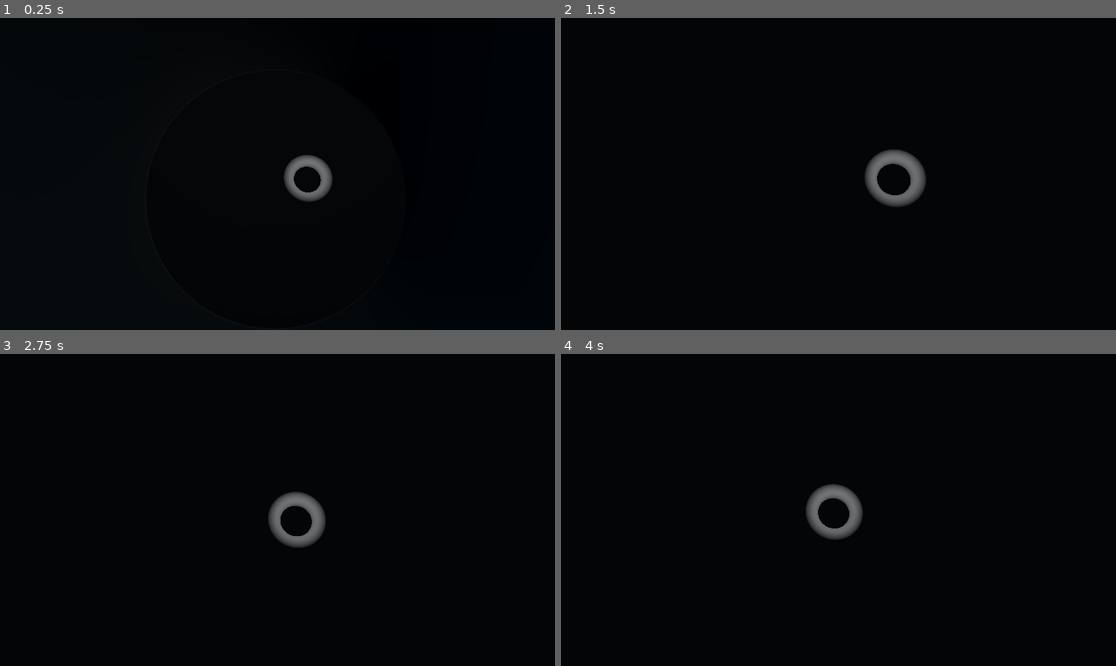
Above: before the commit, frames 1-4 (two rows, left to right).
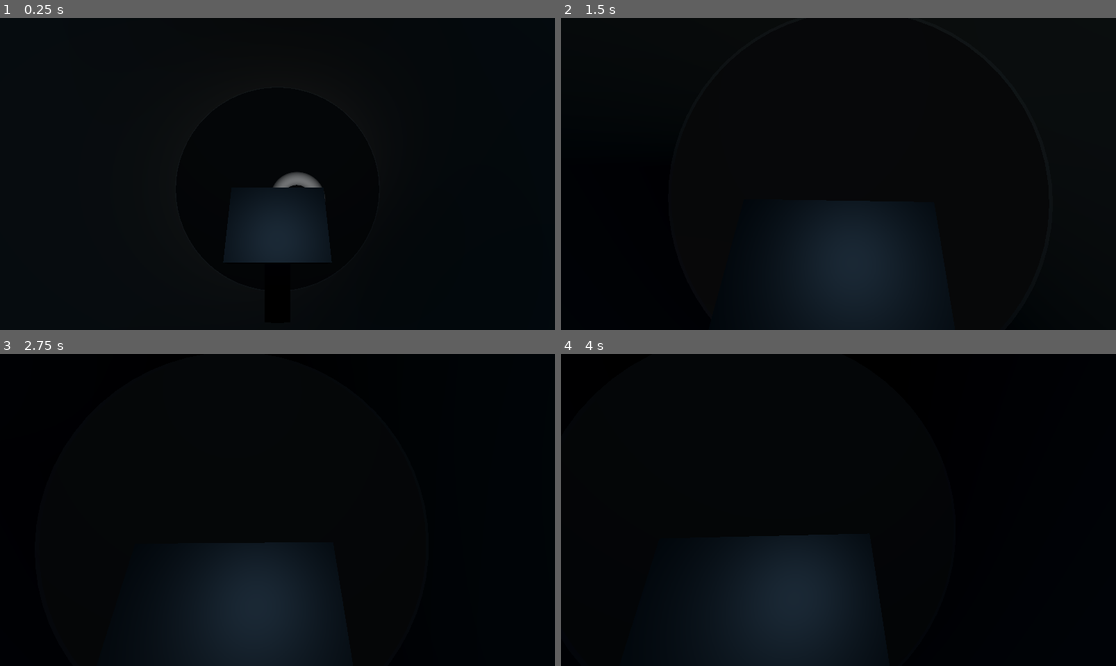
Above: after the commit, the same moments.

Repository: BVenturaDev/DeepDark
Game: Godot game, scene res://scenes/levels/dev_env.tscn
Two runs of this game, one before a commit and one after it. Both use one fixed random seed, a clock stepped at 60 frames per second and the inputs below.
Inputs (mouse positions are in pixels of both pictures, inside the frame that each line leads up to):
- Up to frame 1 (0.25 s): no input
- Up to frame 2 (1.5 s): move the mouse to (866, 174) at 0.52 s; hold W (move_forward) from 0.53 s (still down); move the mouse to (810, 174) at 1.27 s
- Up to frame 3 (2.75 s): keep holding W (move_forward); tap Enter at 2 s; move the mouse to (288, 503) at 2.02 s
- Up to frame 4 (4 s): keep holding W (move_forward); tap Space at 2.75 s; move the mouse to (832, 516) at 2.77 s; tap Enter at 3.5 s; move the mouse to (877, 513) at 3.52 s

The runs differ from the first frame. In frame 1, 4.2% of the frame differs, in the area x 41-60%, y 43-79%; in frame 2, 9.7%; in frame 3, 9.5%; in frame 4, 10%, in the area x 28-55%, y 41-100%.

Commit message:
Controls with Sub Movement

Diff:
--- /dev/null
+++ b/materials/entities/submarine/sub_console.tres
@@ -0,0 +1,6 @@
+[gd_resource type="StandardMaterial3D" format=3 uid="uid://cbij6u086jog0"]
+
+[resource]
+albedo_color = Color(0.340339, 0.340339, 0.340339, 1)
+metallic = 1.0
+roughness = 0.5
--- a/scenes/entities/player.tscn
+++ b/scenes/entities/player.tscn
@@ -17,3 +17,9 @@
 [node name="Camera3D" type="Camera3D" parent="."]
 transform = Transform3D(1, 0, 0, 0, 1, 0, 0, 0, 1, 0, 0.444738, 0)
 current = true
+
+[node name="RayCast3D" type="RayCast3D" parent="Camera3D"]
+transform = Transform3D(1, 0, 0, 0, -4.37114e-08, -1, 0, 1, -4.37114e-08, 0, 0, 0)
+enabled = false
+target_position = Vector3(0, -3, 0)
+collision_mask = 4
--- a/scenes/entities/submarine.tscn
+++ b/scenes/entities/submarine.tscn
@@ -1,7 +1,10 @@
-[gd_scene load_steps=10 format=3 uid="uid://c22ahfk2dg3k6"]
+[gd_scene load_steps=16 format=3 uid="uid://c22ahfk2dg3k6"]
 
+[ext_resource type="Script" path="res://src/entities/submarine.gd" id="1_0nxjb"]
 [ext_resource type="Material" uid="uid://cxcsdj6qq0kfx" path="res://materials/entities/submarine/sub_hull.tres" id="1_e21wt"]
 [ext_resource type="Material" uid="uid://bcy3miek1y1dy" path="res://materials/entities/submarine/sub_glass.tres" id="2_qn868"]
+[ext_resource type="Material" uid="uid://cbij6u086jog0" path="res://materials/entities/submarine/sub_console.tres" id="3_mvo7a"]
+[ext_resource type="PackedScene" uid="uid://ilhuhfajpb2p" path="res://scenes/entities/player.tscn" id="5_hxsbj"]
 
 [sub_resource type="CylinderMesh" id="CylinderMesh_47y4j"]
 material = ExtResource("1_e21wt")
@@ -27,6 +30,17 @@
 [sub_resource type="CapsuleShape3D" id="CapsuleShape3D_3e0nu"]
 height = 3.0
 
+[sub_resource type="BoxMesh" id="BoxMesh_bklx0"]
+material = ExtResource("3_mvo7a")
+size = Vector3(0.1, 0.3, 0.1)
+
+[sub_resource type="BoxMesh" id="BoxMesh_xlp7x"]
+material = ExtResource("3_mvo7a")
+size = Vector3(0.1, 0.3, 0.4)
+
+[sub_resource type="BoxShape3D" id="BoxShape3D_x6j71"]
+size = Vector3(0.304871, 0.567078, 0.431992)
+
 [sub_resource type="BoxShape3D" id="BoxShape3D_8dfk3"]
 size = Vector3(2.03418, 0.0556641, 1.00694)
 
@@ -34,62 +48,93 @@
 size = Vector3(1.12193, 0.0556641, 1.00694)
 
 [node name="Submarine" type="CharacterBody3D"]
-transform = Transform3D(-8.74228e-08, 0, -2, 0, 2, 0, 2, 0, -8.74228e-08, 0, 0, 0)
+transform = Transform3D(-4.37114e-08, 0, -1, 0, 1, 0, 1, 0, -4.37114e-08, 0, 0, 0)
+script = ExtResource("1_0nxjb")
 
-[node name="MeshInstanteTube" type="MeshInstance3D" parent="."]
+[node name="Node3DMeshes" type="Node3D" parent="."]
+transform = Transform3D(2, 0, 0, 0, 2, 0, 0, 0, 2, 0, 0, 0)
+
+[node name="MeshInstanteTube" type="MeshInstance3D" parent="Node3DMeshes"]
 transform = Transform3D(-4.37114e-08, -1, 0, 1, -4.37114e-08, 0, 0, 0, 1, 0, 0, 0)
 ignore_occlusion_culling = true
 mesh = SubResource("CylinderMesh_47y4j")
+skeleton = NodePath("../..")
 
-[node name="MeshInstanteHull" type="MeshInstance3D" parent="."]
+[node name="MeshInstanteHull" type="MeshInstance3D" parent="Node3DMeshes"]
 transform = Transform3D(-4.37114e-08, -1, 0, 1, -4.37114e-08, 0, 0, 0, 1, 0, 0, 0)
 ignore_occlusion_culling = true
 mesh = SubResource("CylinderMesh_dthu4")
+skeleton = NodePath("../..")
 
-[node name="MeshInstanceGlass" type="MeshInstance3D" parent="."]
+[node name="MeshInstanceGlass" type="MeshInstance3D" parent="Node3DMeshes"]
 transform = Transform3D(-4.37114e-08, -1, 0, 1, -4.37114e-08, 0, 0, 0, 1, -0.99, 0, 0)
 mesh = SubResource("SphereMesh_i6t8q")
+skeleton = NodePath("../..")
 
-[node name="MeshInstanceRear" type="MeshInstance3D" parent="."]
+[node name="MeshInstanceRear" type="MeshInstance3D" parent="Node3DMeshes"]
 transform = Transform3D(-4.37114e-08, 1, 0, -1, -4.37114e-08, 0, 0, 0, 1, 0.99, 0, 0)
 mesh = SubResource("SphereMesh_xjcyq")
+skeleton = NodePath("../..")
 
 [node name="CollisionShape3D" type="CollisionShape3D" parent="."]
-transform = Transform3D(-4.37114e-08, -1, 0, 1, -4.37114e-08, 0, 0, 0, 1, 0, 0, 0)
+transform = Transform3D(-8.74228e-08, -2, 0, 2, -8.74228e-08, 0, 0, 0, 2, 0, 0, 0)
 shape = SubResource("CapsuleShape3D_3e0nu")
 
 [node name="Interior" type="StaticBody3D" parent="."]
 collision_layer = 2
 collision_mask = 2
 
-[node name="CollisionShapeFloor" type="CollisionShape3D" parent="Interior"]
-transform = Transform3D(1, 0, 0, 0, 1, 0, 0, 0, 1, 0, -0.527186, 0)
-shape = SubResource("BoxShape3D_8dfk3")
+[node name="Node3DInterior" type="Node3D" parent="Interior"]
+transform = Transform3D(2, 0, 0, 0, 2, 0, 0, 0, 2, 0, 0, 0)
 
-[node name="CollisionShapeBow" type="CollisionShape3D" parent="Interior"]
-transform = Transform3D(-4.37114e-08, -1, 0, 1, -4.37114e-08, 0, 0, 0, 1, -1.02404, 0, -8.72546e-10)
-shape = SubResource("BoxShape3D_nqfmp")
-
-[node name="CollisionShapeStern" type="CollisionShape3D" parent="Interior"]
-transform = Transform3D(-4.37114e-08, -1, 0, 1, -4.37114e-08, 0, 0, 0, 1, 1.02326, 0, 1.82164e-08)
-shape = SubResource("BoxShape3D_nqfmp")
-
-[node name="CollisionShapeRoof" type="CollisionShape3D" parent="Interior"]
-transform = Transform3D(1, 0, 0, 0, 1, 0, 0, 0, 1, 0, 0.538503, -0.00495672)
-shape = SubResource("BoxShape3D_8dfk3")
-
-[node name="CollisionShapePort" type="CollisionShape3D" parent="Interior"]
-transform = Transform3D(1, 0, 0, 0, -4.37114e-08, -1, 0, 1, -4.37114e-08, 0, 0, 0.532)
-shape = SubResource("BoxShape3D_8dfk3")
-
-[node name="CollisionShapeStarboard" type="CollisionShape3D" parent="Interior"]
-transform = Transform3D(1, 0, 0, 0, -4.37114e-08, -1, 0, 1, -4.37114e-08, 0, 0, -0.529)
-shape = SubResource("BoxShape3D_8dfk3")
-
-[node name="OmniLight3D" type="OmniLight3D" parent="."]
-transform = Transform3D(0.5, 0, 0, 0, 0.5, 0, 0, 0, 0.5, 0.108488, 0.444193, -4.74217e-09)
+[node name="OmniLight3D" type="OmniLight3D" parent="Interior/Node3DInterior"]
+transform = Transform3D(1, 0, 0, 0, 1, 0, 0, 0, 1, 0.108488, 0.444193, -4.74217e-09)
 light_color = Color(0.396181, 0.552826, 0.694586, 1)
 light_energy = 0.5
 distance_fade_enabled = true
 distance_fade_begin = 1.0
 distance_fade_length = 3.0
+
+[node name="Node3DControlConsole" type="StaticBody3D" parent="Interior/Node3DInterior"]
+transform = Transform3D(1, 0, 0, 0, 1, 0, 0, 0, 1, -0.834657, -0.485203, 3.6484e-08)
+collision_layer = 2
+collision_mask = 2
+
+[node name="MeshInstanceConsolePost" type="MeshInstance3D" parent="Interior/Node3DInterior/Node3DControlConsole"]
+transform = Transform3D(1, 0, 0, 0, 1, 0, 0, 0, 1, 0.000600696, 0.134641, -2.62581e-11)
+mesh = SubResource("BoxMesh_bklx0")
+
+[node name="MeshInstance3D" type="MeshInstance3D" parent="Interior/Node3DInterior/Node3DControlConsole"]
+transform = Transform3D(0.891837, -0.452357, 4.72795e-09, 0.452357, 0.891837, -1.97732e-08, 4.72795e-09, 1.97732e-08, 1, -0.0254803, 0.345574, 1.11378e-09)
+mesh = SubResource("BoxMesh_xlp7x")
+
+[node name="CollisionShape3D" type="CollisionShape3D" parent="Interior/Node3DInterior/Node3DControlConsole"]
+transform = Transform3D(1, 0, 0, 0, 1, 0, 0, 0, 1, 0, 0.237898, 0)
+shape = SubResource("BoxShape3D_x6j71")
+
+[node name="CollisionShapeFloor" type="CollisionShape3D" parent="Interior"]
+transform = Transform3D(2, 0, 0, 0, 2, 0, 0, 0, 2, 0, -1.05437, 0)
+shape = SubResource("BoxShape3D_8dfk3")
+
+[node name="CollisionShapeBow" type="CollisionShape3D" parent="Interior"]
+transform = Transform3D(-8.74228e-08, -2, 0, 2, -8.74228e-08, 0, 0, 0, 2, -2.04808, 0, -1.74509e-09)
+shape = SubResource("BoxShape3D_nqfmp")
+
+[node name="CollisionShapeStern" type="CollisionShape3D" parent="Interior"]
+transform = Transform3D(-8.74228e-08, -2, 0, 2, -8.74228e-08, 0, 0, 0, 2, 2.04652, 0, 3.64328e-08)
+shape = SubResource("BoxShape3D_nqfmp")
+
+[node name="CollisionShapeRoof" type="CollisionShape3D" parent="Interior"]
+transform = Transform3D(2, 0, 0, 0, 2, 0, 0, 0, 2, 0, 1.07701, -0.00991344)
+shape = SubResource("BoxShape3D_8dfk3")
+
+[node name="CollisionShapePort" type="CollisionShape3D" parent="Interior"]
+transform = Transform3D(2, 0, 0, 0, -8.74228e-08, -2, 0, 2, -8.74228e-08, 0, 0, 1.064)
+shape = SubResource("BoxShape3D_8dfk3")
+
+[node name="CollisionShapeStarboard" type="CollisionShape3D" parent="Interior"]
+transform = Transform3D(2, 0, 0, 0, -8.74228e-08, -2, 0, 2, -8.74228e-08, 0, 0, -1.058)
+shape = SubResource("BoxShape3D_8dfk3")
+
+[node name="Player" parent="." instance=ExtResource("5_hxsbj")]
+transform = Transform3D(-4.37114e-08, 0, 1, 0, 1, 0, -1, 0, -4.37114e-08, 0, -0.238117, 0)
--- a/scenes/levels/dev_env.tscn
+++ b/scenes/levels/dev_env.tscn
@@ -1,16 +1,12 @@
-[gd_scene load_steps=4 format=3 uid="uid://cmugi8il1ln2l"]
+[gd_scene load_steps=3 format=3 uid="uid://cmugi8il1ln2l"]
 
 [ext_resource type="PackedScene" uid="uid://c22ahfk2dg3k6" path="res://scenes/entities/submarine.tscn" id="1_8jp3a"]
-[ext_resource type="PackedScene" uid="uid://ilhuhfajpb2p" path="res://scenes/entities/player.tscn" id="2_gpuqv"]
 
 [sub_resource type="TorusMesh" id="TorusMesh_wl2ws"]
 
 [node name="DevEnv" type="Node3D"]
 
 [node name="Submarine" parent="." instance=ExtResource("1_8jp3a")]
-
-[node name="Player" parent="." instance=ExtResource("2_gpuqv")]
-transform = Transform3D(1, 0, 0, 0, 1, 0, 0, 0, 1, 0.0188698, -0.231785, -0.424139)
 
 [node name="MeshInstance3D" type="MeshInstance3D" parent="."]
 transform = Transform3D(1, 0, 0, 0, 0.283948, -0.95884, 0, 0.95884, 0.283948, 1.12976, 0, -7.99315)
--- a/src/entities/player.gd
+++ b/src/entities/player.gd
@@ -20,7 +20,7 @@
 	# Get the input direction and handle the movement/deceleration.
 	# As good practice, you should replace UI actions with custom gameplay actions.
 	var input_dir = Input.get_vector("move_left", "move_right", "move_forward", "move_back")
-	var direction = (transform.basis * Vector3(input_dir.x, 0, input_dir.y)).normalized()
+	var direction = (global_transform.basis * Vector3(input_dir.x, 0, input_dir.y)).normalized()
 	if direction:
 		velocity.x = direction.x * SPEED
 		velocity.z = direction.z * SPEED
--- /dev/null
+++ b/src/entities/submarine.gd
@@ -0,0 +1,14 @@
+extends CharacterBody3D
+
+
+const SPEED = 5.0
+const ASCENT_VELOCITY = 4.5
+
+func _init():
+	velocity.x = randf_range(-5.0, 5.0)
+	velocity.y = randf_range(-5.0, 5.0)
+	velocity.z = randf_range(-5.0, 5.0)
+	print(velocity)
+
+func _physics_process(_delta):
+	move_and_slide()
Not shown, changed: .gitignore
